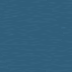
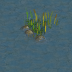
Layer changes from the first (72, 72) image to the second:
added layer "etangveg3" above "bosq2" over bbox(14, 5, 59, 45)
showed "etang3", opacity 60% → 50% over bbox(0, 0, 72, 72)
showed "lac3" over bbox(0, 0, 72, 72)
hid "lac1" over bbox(0, 0, 72, 72)
